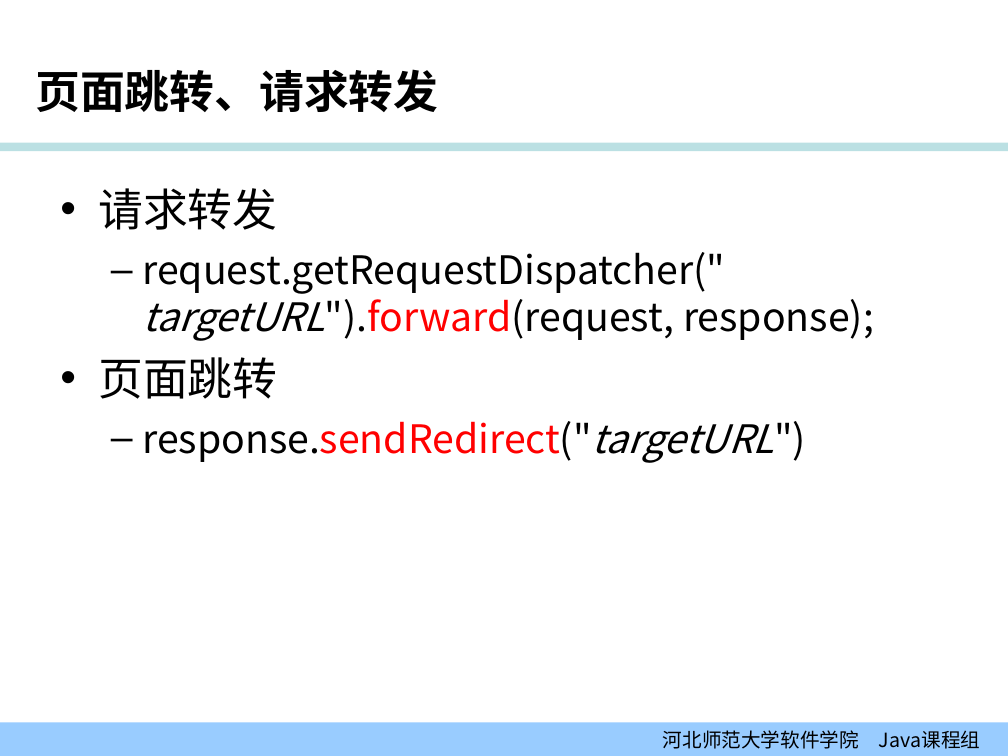
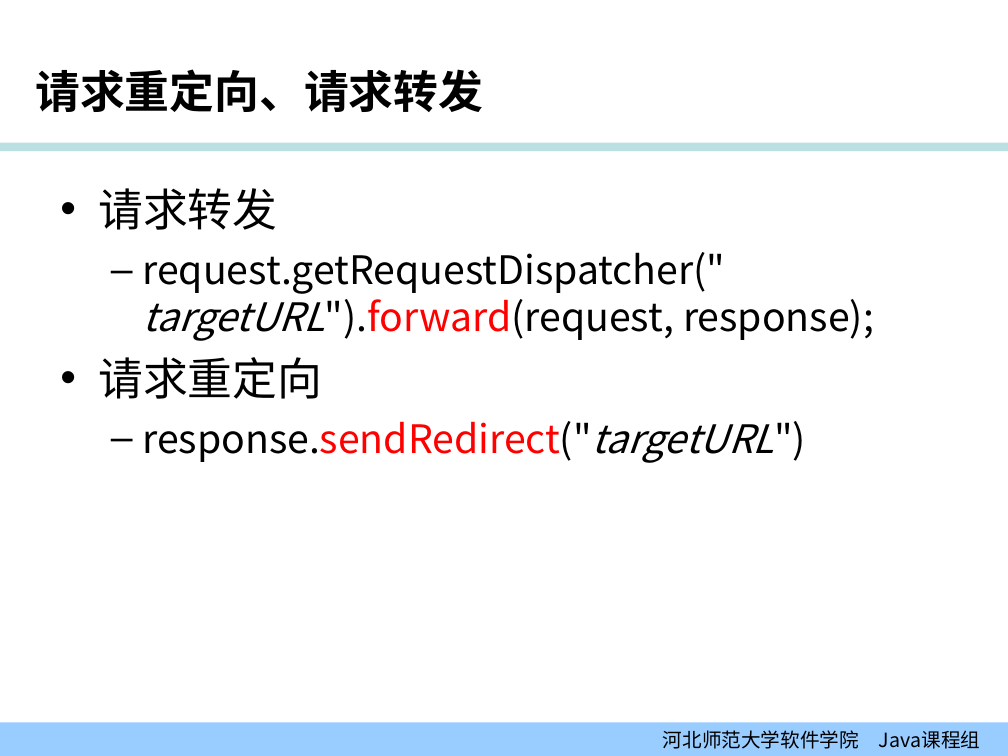
Before and after one commit to edu2act/course-JavaEE, a slide deck: slide 33 of 课程PPT/01-02_Servlet模型（一）.ppt. Drawn at 1008x756 pixels with LibreOffice and Linux fonts; fonts in the diff are those of the drawing; background and template pictures are left out. Boxes give left, top, right and bottom in pixels: in the first picture for what was removed or moved away, otherwise in the second. Text is boxed around its words. In the diff, an @@ line names an element or a change of style, - is before the commit and + after.

```diff
--- a/课程PPT/01-02_Servlet模型（一）.ppt
+++ b/课程PPT/01-02_Servlet模型（一）.ppt
@@ title at [35, 69, 483, 112]: text changed @@
-页面跳转、请求转发
+请求重定向、请求转发
@@ text at [98, 357, 322, 399]: text changed @@
-• 页面跳转
+• 请求重定向
```
Also in this commit, not shown: 10 other slides changed, 3 other files.
